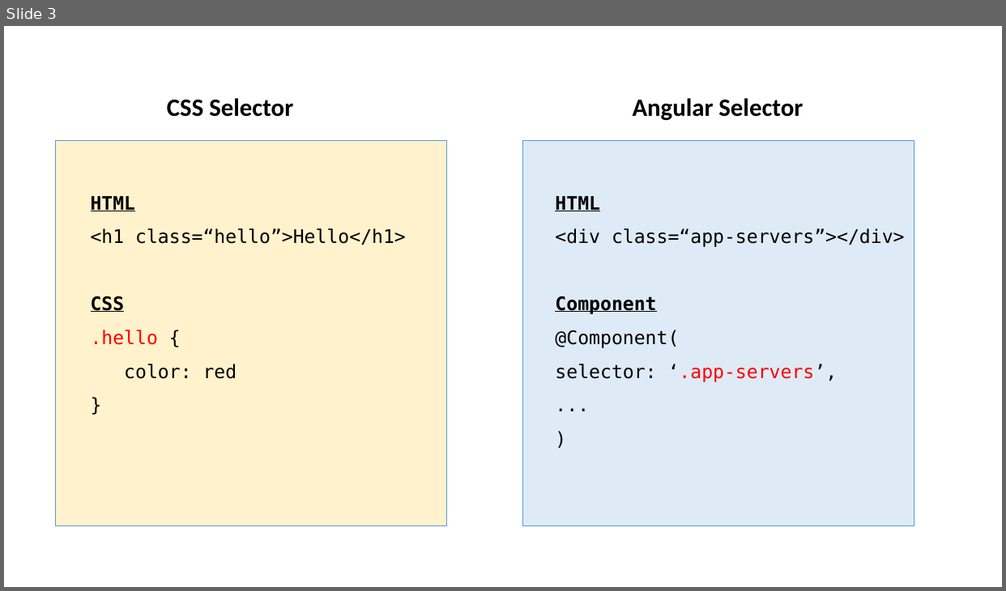
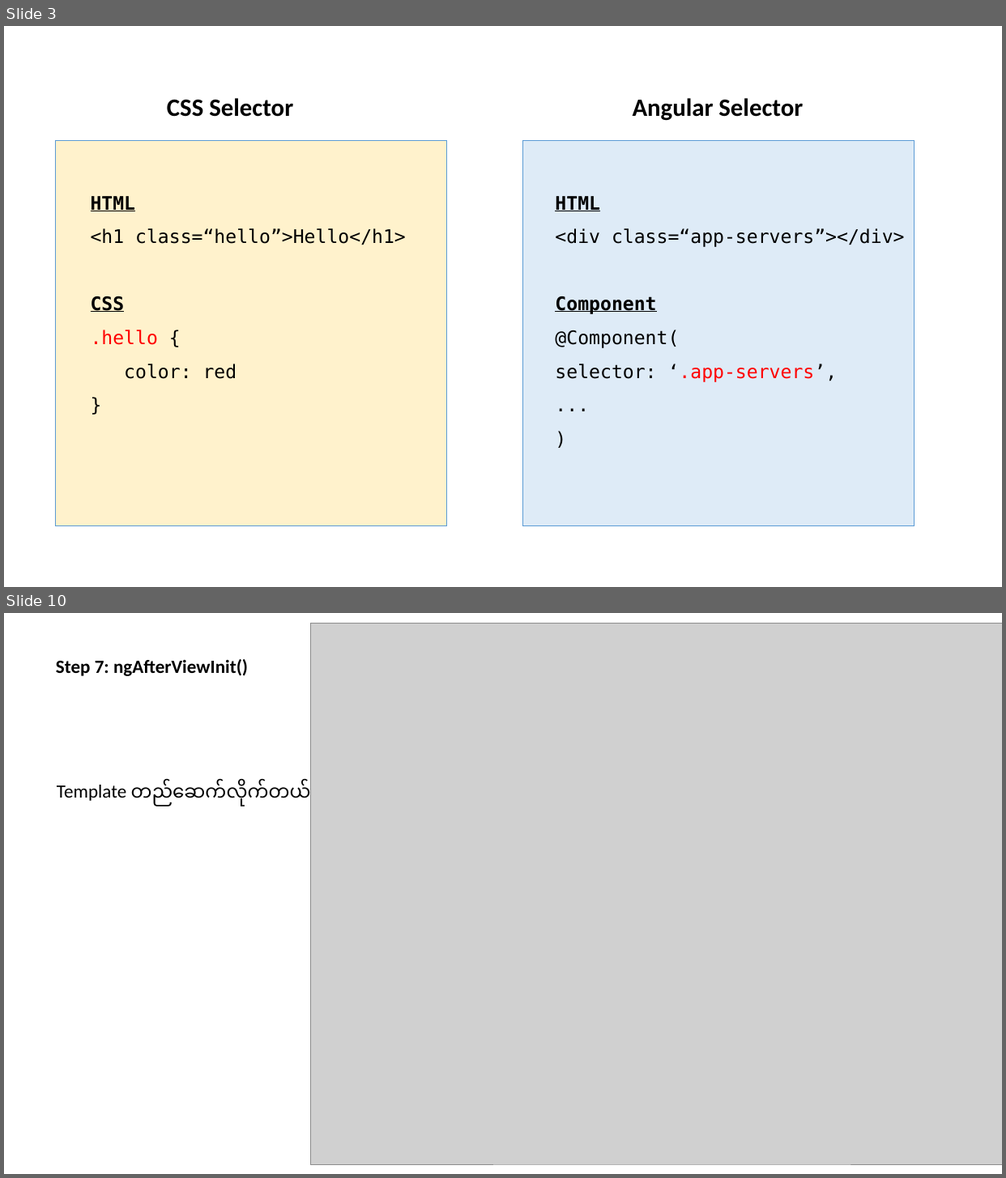
Before and after one commit to yeminko/angular-training, a slide deck: Resources/Notes.pptx. Shown one above the other, each under a label of ours: slide 3 before the commit, slides 3 and 10 after it; the slides between them are not shown. The pictures are 1006x591 and 1006x1178 pixels, drawn with LibreOffice and Linux fonts; fonts in the diff are those of the drawing; grey boxes stand for pictures. Boxes give left, top, right and bottom in pixels: in the first picture for what was removed or moved away, otherwise in the second. Text is boxed around its words. In the diff, an @@ line names an element or a change of style, - is before the commit and + after.

```diff
--- a/Resources/Notes.pptx
+++ b/Resources/Notes.pptx
@@ slide 10 added at box(4, 613, 1002, 1174), background #FFFFFF @@
@@ picture added at box(311, 623, 1002, 1165) @@
@@ text added at box(56, 659, 248, 676), 18 pt, text #000000, bold @@
+Step 7: ngAfterViewInit()
@@ text added at box(57, 777, 311, 812), 18 pt, text #000000 @@
+Template တည်ဆောက်လိုက်တယ်
```
Also in this commit, not shown: 8 other slides added, 47 other files.
